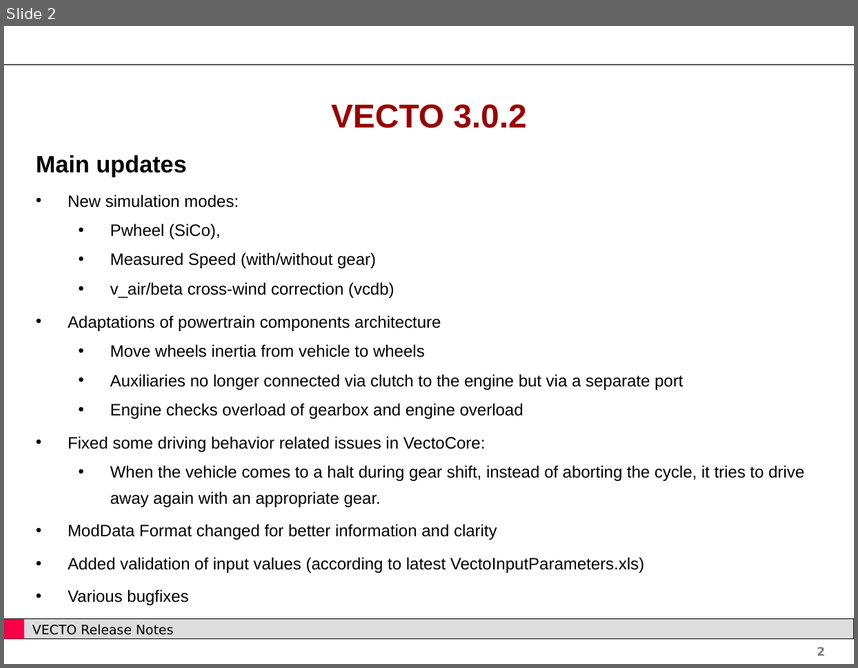
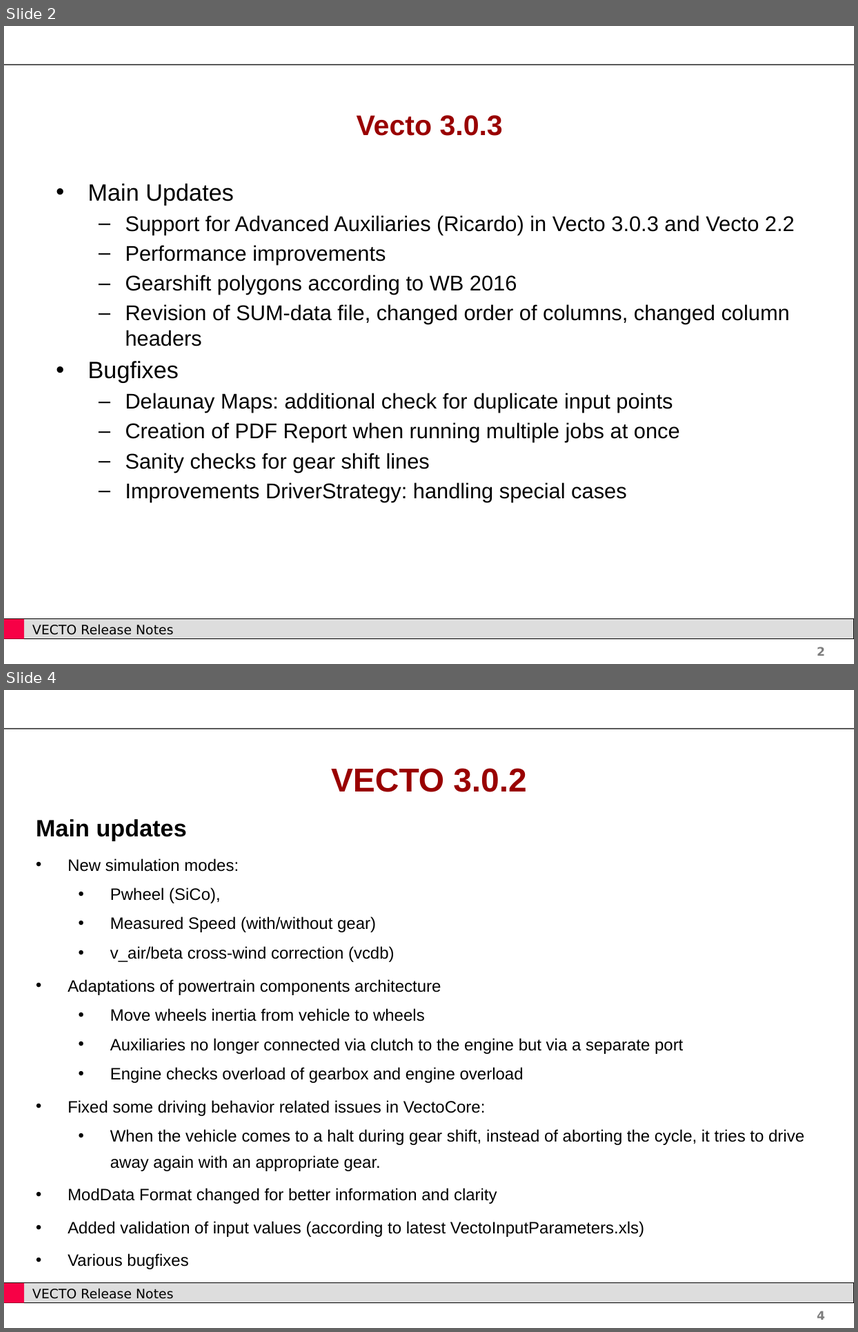
Before and after one commit to tanawadeatharva/BharatVECTO, a slide deck: Documentation/User Manual Source/Release Notes Vecto3.x.pptx. Shown one above the other, each under a label of ours: slide 2 before the commit, slides 2 and 4 after it; the slides between them are not shown. The pictures are 858x668 and 858x1332 pixels, drawn with LibreOffice and Linux fonts; fonts in the diff are those of the drawing; background and template pictures are left out. Boxes give left, top, right and bottom in pixels: in the first picture for what was removed or moved away, otherwise in the second. Text is boxed around its words. In the diff, an @@ line names an element or a change of style, - is before the commit and + after.

```diff
--- a/Documentation/User Manual Source/Release Notes Vecto3.x.pptx
+++ b/Documentation/User Manual Source/Release Notes Vecto3.x.pptx
@@ slide 2 added at (4, 26, 854, 664), background #FFFFFF; not listed: 5 template elements that a slide beside it also shows @@
@@ title added at (357, 115, 503, 136), 24 pt, text #990000, bold @@
+Vecto 3.0.3
@@ text added at (88, 183, 795, 501), 18 pt, text #000000 @@
+• Main Updates
+  – Support for Advanced Auxiliaries (Ricardo) in Vecto 3.0.3 and Vecto 2.2
+  – Performance improvements
+  – Gearshift polygons according to WB 2016
+  – Revision of SUM-data file, changed order of columns, changed column headers
+• Bugfixes
+  – Delaunay Maps: additional check for duplicate input points
+  – Creation of PDF Report when running multiple jobs at once
+  – Sanity checks for gear shift lines
+  – Improvements DriverStrategy: handling special cases
@@ what was slide 2 is now slide 4 @@
@@ page number at (817, 1310, 825, 1319): text changed @@
-2
+4
```
Also in this commit, not shown: 1 slide changed, 1 other slide added, 1 other file.
